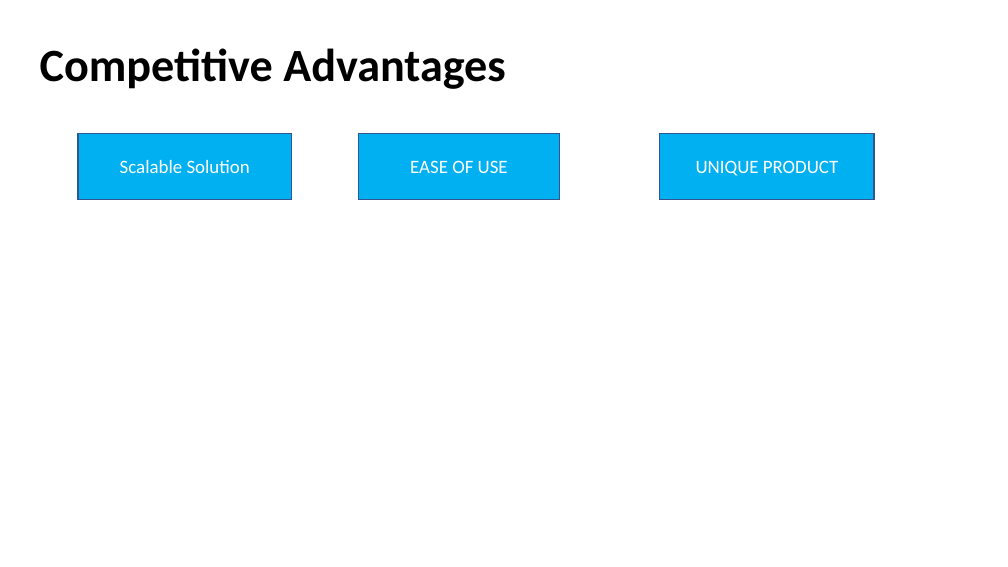
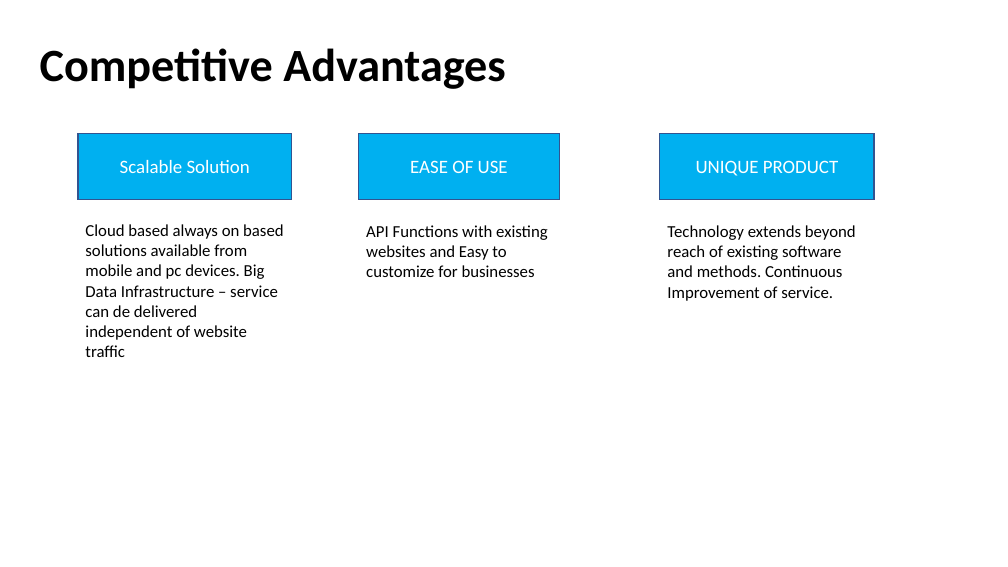
Before and after one commit to fm778/Hello-World, a slide deck: slide 10 of Investor Deck 110718 - Recommendations.pptx. Drawn at 1008x567 pixels with LibreOffice and Linux fonts; fonts in the diff are those of the drawing. Boxes give left, top, right and bottom in pixels: in the first picture for what was removed or moved away, otherwise in the second. Text is boxed around its words. In the diff, an @@ line names an element or a change of style, - is before the commit and + after.

```diff
--- a/Investor Deck 110718 - Recommendations.pptx
+++ b/Investor Deck 110718 - Recommendations.pptx
@@ text added at (85,224,284,357), 16 pt, text #000000 @@
+Cloud based always on based solutions available from mobile and pc devices. Big Data Infrastructure – service can de delivered independent of website traffic
@@ text added at (366,225,548,277), 16 pt, text #000000 @@
+API Functions with existing websites and Easy to customize for businesses
@@ text added at (667,225,856,301), 16 pt, text #000000 @@
+Technology extends beyond reach of existing software and methods. Continuous Improvement of service.
```
Also in this commit, not shown: 3 other slides changed, 1 slide added, 1 slide removed, 1 other file.
